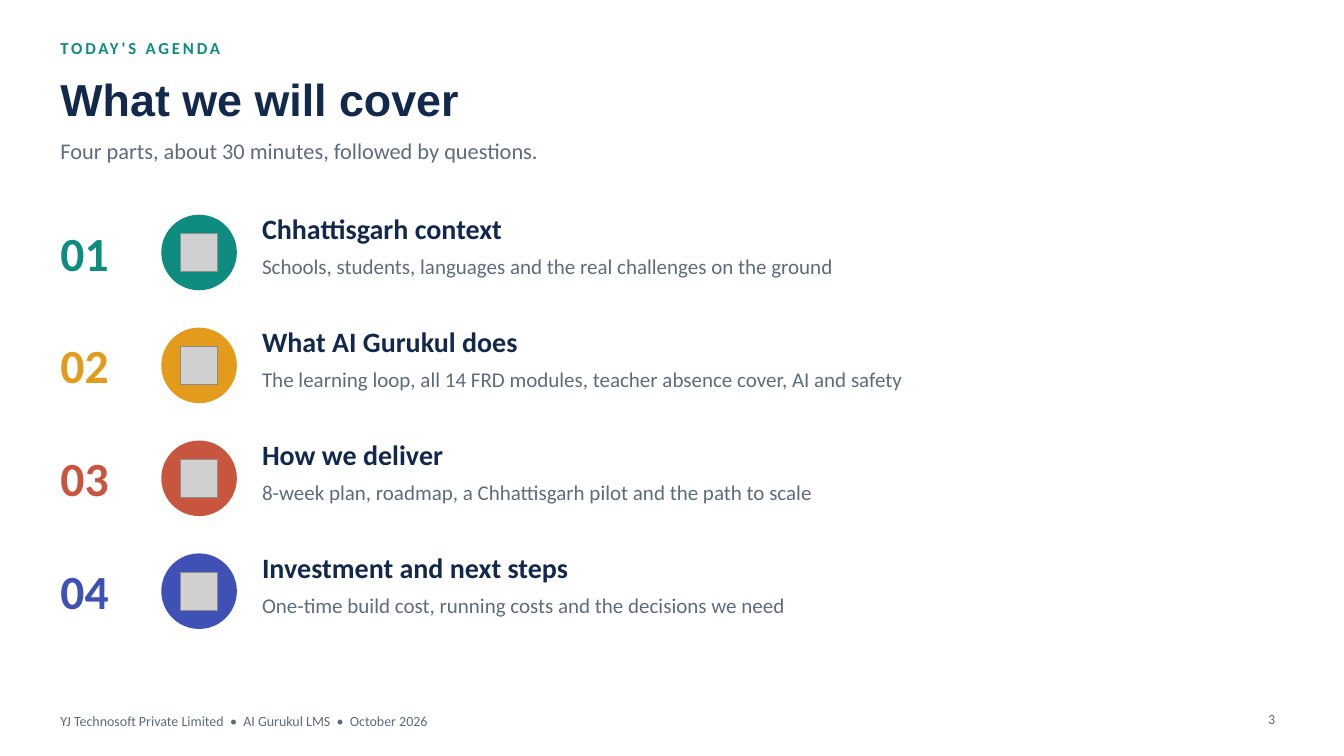
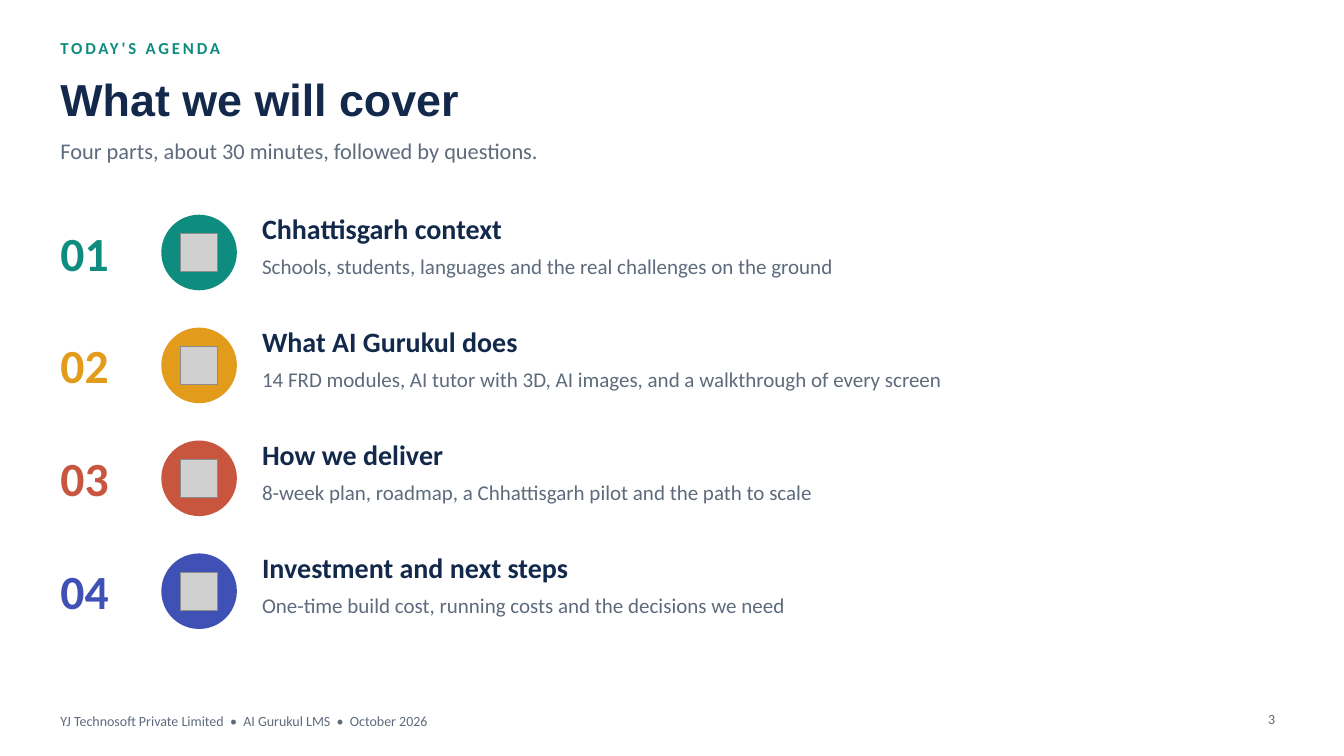
Before and after one commit to yatindradhurwe/yjtechnosoft, a slide deck: slide 3 of AI_Gurukul_Chhattisgarh_Edition.pptx. Drawn at 1344x756 pixels with LibreOffice and Linux fonts; fonts in the diff are those of the drawing; grey boxes stand for pictures. Boxes give left, top, right and bottom in pixels: in the first picture for what was removed or moved away, otherwise in the second. Text is boxed around its words. In the diff, an @@ line names an element or a change of style, - is before the commit and + after.

```diff
--- a/AI_Gurukul_Chhattisgarh_Edition.pptx
+++ b/AI_Gurukul_Chhattisgarh_Edition.pptx
@@ text at (x1=262, y1=372, x2=941, y2=391): text changed @@
-The learning loop, all 14 FRD modules, teacher absence cover, AI and safety
+14 FRD modules, AI tutor with 3D, AI images, and a walkthrough of every screen
```
Also in this commit, not shown: 12 slides added, 23 other files.
